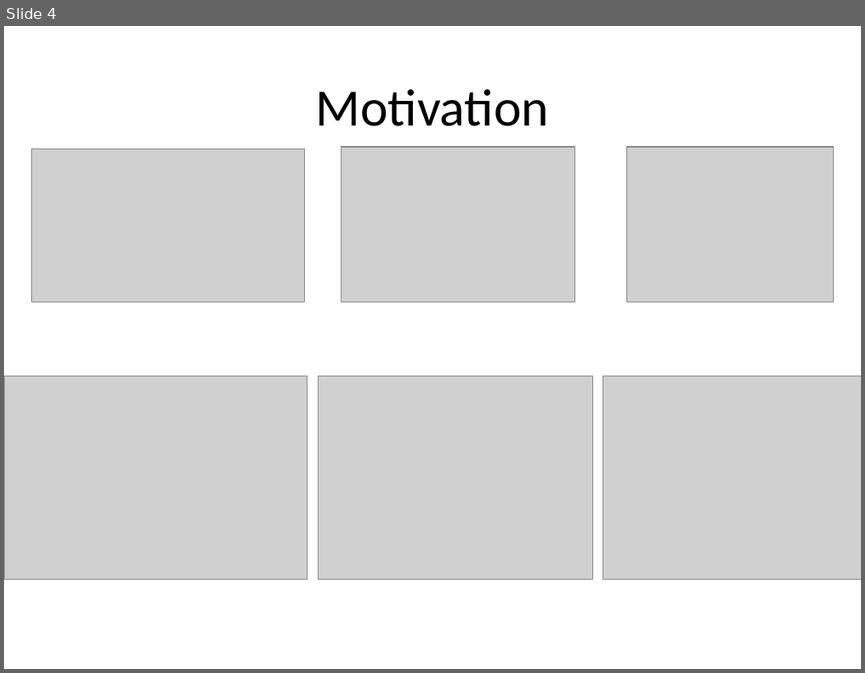
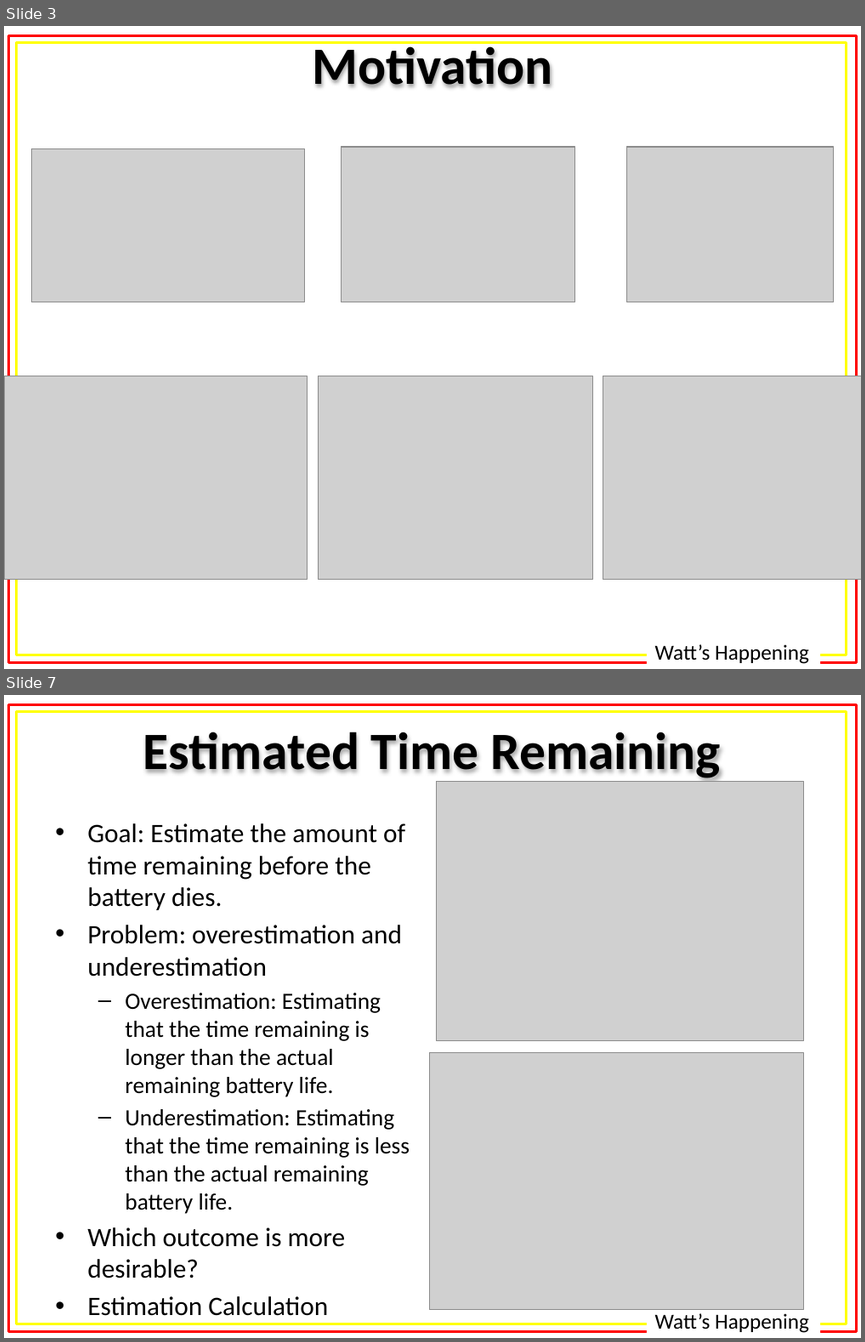
Before and after one commit to alexisfisher/watts-happening, a slide deck: docs/presentation/Presentation.pptx. Shown one above the other, each under a label of ours: slide 4 before the commit, slides 3 and 7 after it; the slides between them are not shown. The pictures are 865x673 and 865x1342 pixels, drawn with LibreOffice and Linux fonts; fonts in the diff are those of the drawing; grey boxes stand for pictures. Boxes give left, top, right and bottom in pixels: in the first picture for what was removed or moved away, otherwise in the second. Text is boxed around its words. In the diff, an @@ line names an element or a change of style, - is before the commit and + after.

```diff
--- a/docs/presentation/Presentation.pptx
+++ b/docs/presentation/Presentation.pptx
@@ slide 7 added at <box>4,695,861,1338</box>, background #FFFFFF; not listed: 3 template elements that a slide beside it also shows @@
@@ title added at <box>46,695,818,802</box>, fill gradient #779737 to #9BC348 to #9DC746, 44 pt, text #000000, bold @@
+Estimated Time Remaining
@@ picture added at <box>437,782,803,1040</box> @@
@@ text added at <box>87,823,409,1247</box>, 19.6 pt, text #000000 @@
+• Goal: Estimate the amount of time remaining before the battery dies.
+• Problem: overestimation and underestimation
+  – Overestimation: Estimating that the time remaining is longer than the actual remaining battery life.
+  – Underestimation: Estimating that the time remaining is less than the actual remaining battery life.
+• Which outcome is more desirable?
+• Estimation Calculation
@@ picture added at <box>429,1052,803,1310</box> @@
@@ what was slide 4 is now slide 3 @@
@@ slide 3 changed as well @@
@@ rectangle added at <box>8,36,857,663</box>, outline #FF0000 2 pt @@
@@ rectangle added at <box>16,42,846,655</box>, outline #FFFF00 2 pt @@
@@ title added at <box>40,26,825,102</box>, fill gradient #779737 to #9BC348 to #9DC746, 44 pt, text #000000, bold @@
+Motivation
@@ title removed at <box>316,89,549,126</box> @@
-Motivation
@@ text added at <box>655,644,809,664</box>, 18 pt, text #000000 @@
+Watt’s Happening
```
Also in this commit, not shown: 10 other slides changed, 2 other slides added, 2 slides removed, 1 other file.
